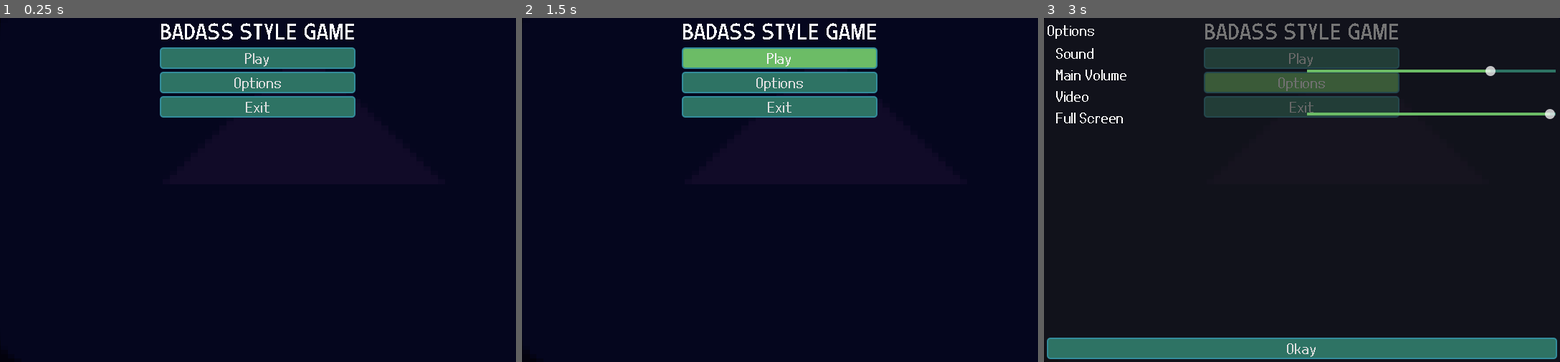
Above: before the commit, frames 1-3 (left to right).
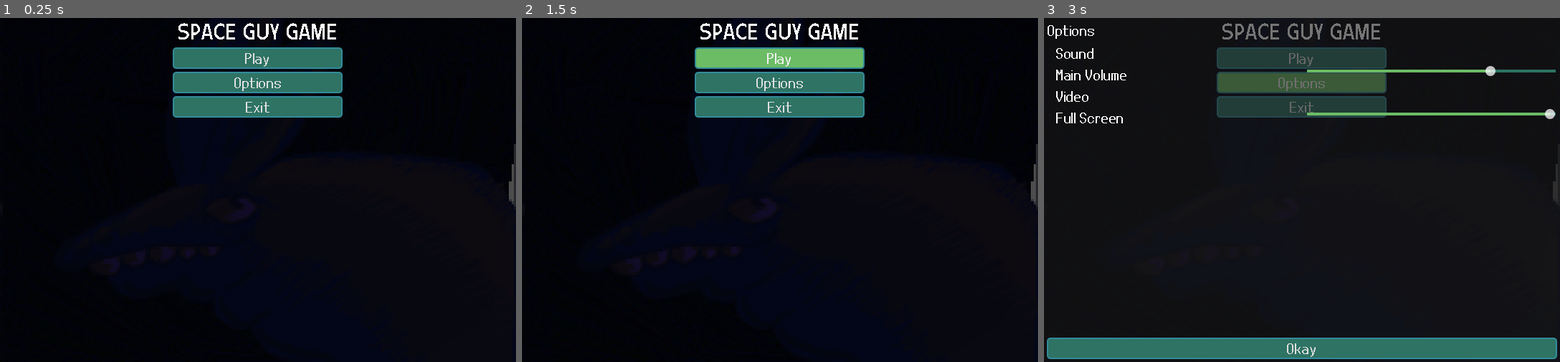
Above: after the commit, the same moments.

Repository: murumart/badass
Game: Godot game, scene res://scenes/ui/main_menu.tscn
Two runs of this game, one before a commit and one after it. Both use one fixed random seed, a clock stepped at 60 frames per second and the inputs below. The engine's default icon, where the game draws it, is replaced by a stand-in: a white triangle on a blue panel in a dark square.
Inputs:
- Up to frame 1 (0.25 s): no input
- Up to frame 2 (1.5 s): click "Play" at 0.5 s; click "Play" at 1.25 s
- Up to frame 3 (3 s): click "Play" at 2 s; click "Options" at 2.75 s

The runs differ from the first frame. In frame 1, 13% of the frame differs, in the area x 0-100%, y 0-100%; in frame 2, 13%; in frame 3, 1.7%.

Commit message:
encounter scene?

Diff:
--- /dev/null
+++ b/art/boss_static.tres
@@ -0,0 +1,18 @@
+[gd_resource type="SpriteFrames" format=3 uid="uid://cln2e56vlepga"]
+
+[ext_resource type="Texture2D" uid="uid://chq3plcx1dom5" path="res://art/boss0000.png" id="1_ibpvv"]
+[ext_resource type="Texture2D" uid="uid://1sm0o5fvtp28" path="res://art/boss0001.png" id="2_jaaps"]
+
+[resource]
+animations = [{
+"frames": [{
+"duration": 1.0,
+"texture": ExtResource("1_ibpvv")
+}, {
+"duration": 1.0,
+"texture": ExtResource("2_jaaps")
+}],
+"loop": true,
+"name": &"default",
+"speed": 7.0
+}]
--- /dev/null
+++ b/scenes/encounter/encounter.gd
@@ -0,0 +1,14 @@
+class_name Encounter extends Node2D
+
+@export var data: EncounterData
+
+
+func _ready() -> void:
+	assert(data != null)
+
+
+static func enter(tree: SceneTree, edata: EncounterData) -> void:
+	var instance := preload("res://scenes/encounter/encounter.tscn").instantiate() as Encounter
+	assert(instance != null)
+	instance.data = edata
+	tree.change_scene_to_node(instance)
--- /dev/null
+++ b/scenes/encounter/encounter.tscn
@@ -0,0 +1,25 @@
+[gd_scene format=3 uid="uid://cjhydkqnw5146"]
+
+[ext_resource type="Script" uid="uid://dx8l81ck3hbqo" path="res://scenes/encounter/encounter.gd" id="1_lp88p"]
+[ext_resource type="PackedScene" uid="uid://dy8dyd45a52ty" path="res://scenes/encounter/person.tscn" id="2_j3lg0"]
+[ext_resource type="Script" uid="uid://cbbv8uq1aexko" path="res://scenes/encounter/encounter_data.gd" id="2_s1k85"]
+[ext_resource type="Texture2D" uid="uid://5yj643yre0ip" path="res://art/console_placeholder.png" id="3_13rki"]
+
+[sub_resource type="Resource" id="Resource_yyo66"]
+script = ExtResource("2_s1k85")
+person = ExtResource("2_j3lg0")
+metadata/_custom_type_script = "uid://cbbv8uq1aexko"
+
+[node name="Encounter" type="Node2D" unique_id=1195995178]
+script = ExtResource("1_lp88p")
+data = SubResource("Resource_yyo66")
+
+[node name="Camera2D" type="Camera2D" parent="." unique_id=645384451]
+
+[node name="Person" parent="." unique_id=359469956 instance=ExtResource("2_j3lg0")]
+
+[node name="Console" type="Node2D" parent="." unique_id=1563970555]
+
+[node name="Sprite2D" type="Sprite2D" parent="Console" unique_id=874968398]
+position = Vector2(0, 167)
+texture = ExtResource("3_13rki")
--- /dev/null
+++ b/scenes/encounter/encounter_data.gd
@@ -0,0 +1,4 @@
+class_name EncounterData extends Resource
+
+@export var person: PackedScene
+@export var background: PackedScene
--- /dev/null
+++ b/scenes/encounter/person.tscn
@@ -0,0 +1,8 @@
+[gd_scene format=3 uid="uid://dy8dyd45a52ty"]
+
+[ext_resource type="Texture2D" uid="uid://1sm0o5fvtp28" path="res://art/boss0001.png" id="1_s8j0a"]
+
+[node name="Person" type="Node2D" unique_id=359469956]
+
+[node name="Sprite2D" type="Sprite2D" parent="." unique_id=2075661268]
+texture = ExtResource("1_s8j0a")
--- a/scenes/ui/main_menu.tscn
+++ b/scenes/ui/main_menu.tscn
@@ -1,7 +1,7 @@
 [gd_scene format=3 uid="uid://2yvq6yiiep7y"]
 
 [ext_resource type="Script" uid="uid://dkj3c0fk1xv1v" path="res://scenes/ui/main_menu.gd" id="1_sl1te"]
-[ext_resource type="Texture2D" uid="uid://4q335xxs2p" path="res://icon.svg" id="2_fe2o3"]
+[ext_resource type="Texture2D" uid="uid://chq3plcx1dom5" path="res://art/boss0000.png" id="2_1g8jr"]
 [ext_resource type="FontFile" uid="uid://cln787ma2u7s8" path="res://resources/theme/Zerove-Regular.ttf" id="3_1g8jr"]
 
 [sub_resource type="LabelSettings" id="LabelSettings_m1kxf"]
@@ -22,9 +22,9 @@
 
 [node name="Icon" type="Sprite2D" parent="." unique_id=260533777]
 modulate = Color(0.06666667, 0.043137256, 0.15686275, 1)
-position = Vector2(424, 219.00002)
-scale = Vector2(9.84375, 6.25)
-texture = ExtResource("2_fe2o3")
+position = Vector2(371, 242)
+scale = Vector2(3.5, 3.5)
+texture = ExtResource("2_1g8jr")
 
 [node name="HBoxContainer" type="HBoxContainer" parent="." unique_id=1000560811]
 layout_mode = 1
@@ -44,7 +44,7 @@
 
 [node name="Label" type="Label" parent="HBoxContainer/VBoxContainer" unique_id=1914953977]
 layout_mode = 2
-text = "badass style game"
+text = "space guy game"
 label_settings = SubResource("LabelSettings_m1kxf")
 horizontal_alignment = 1
 
Not shown, added: art/boss0000.png.import
Not shown, added: art/boss0001.png.import
Binary file added: art/console_placeholder.png
Not shown, added: art/console_placeholder.png.import
Not shown, added: scenes/encounter/encounter.gd.uid
Not shown, added: scenes/encounter/encounter_data.gd.uid
